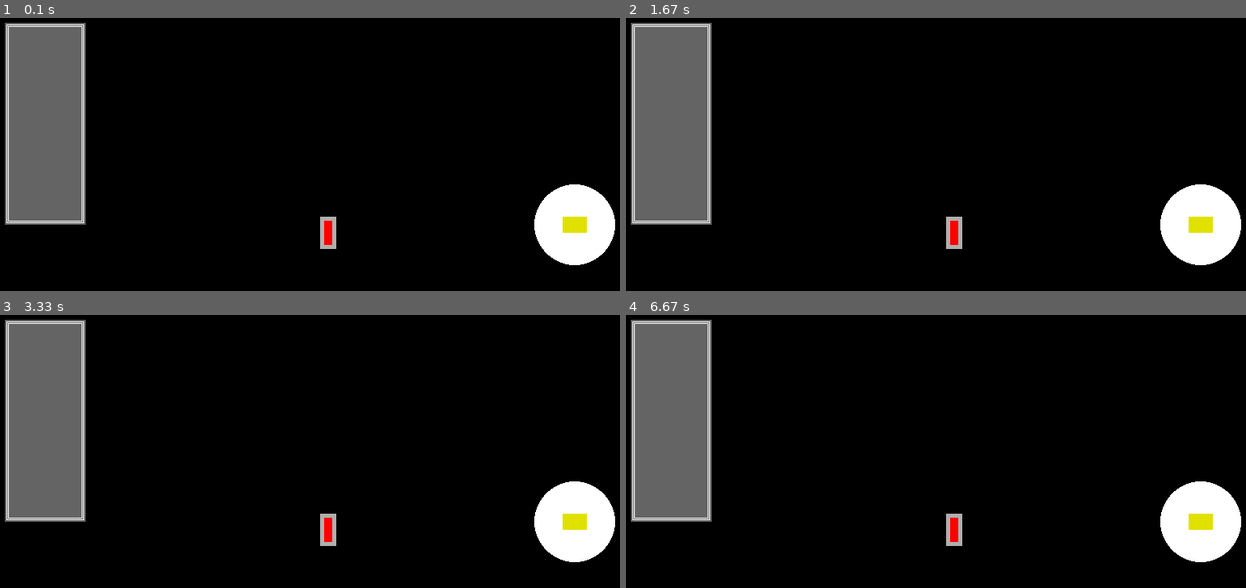
Above: before the commit, frames 1-4 (two rows, left to right).
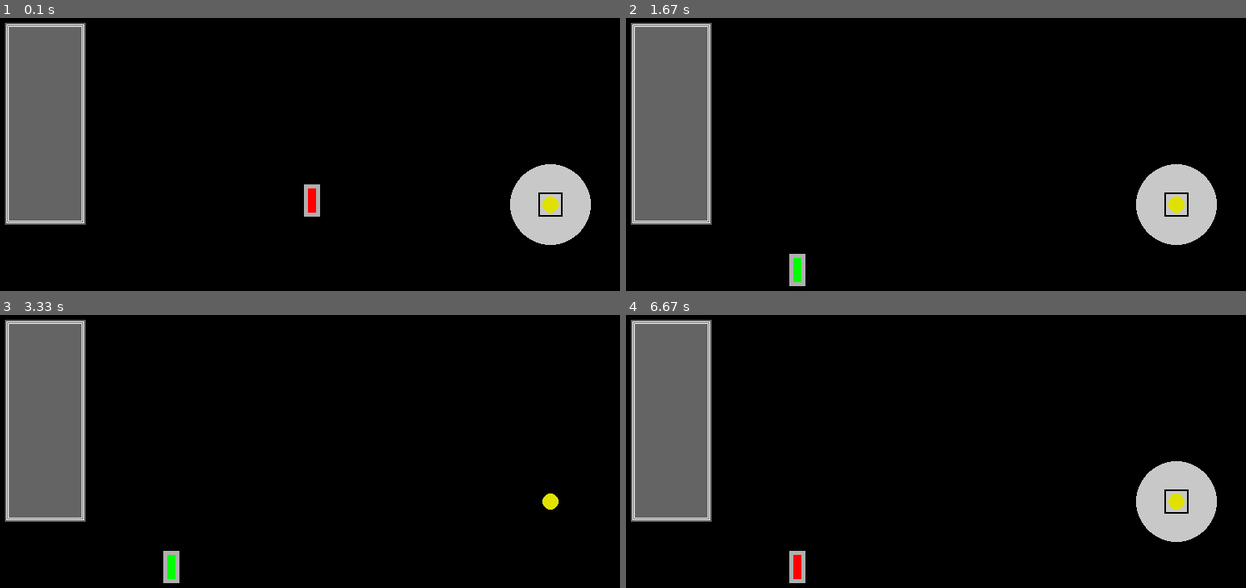
Above: after the commit, the same moments.

Repository: Sulles/YOLOL_Simulator
Game: pygame game, started from Simulator/main.py
The game is run twice, just before and just after one commit, with the same random seed, the same clock (stepped at 60 frames per second) and the same inputs.
Inputs (mouse positions are in pixels of both pictures, inside the frame that each line leads up to):
- Up to frame 1 (0.1 s): no input
- Up to frame 2 (1.67 s): press the mouse at (936, 200) at 0.37 s; move the mouse to (929, 151) at 0.47 s; release the mouse at (917, 105) at 0.6 s; press the mouse at (1177, 203) at 0.7 s; move the mouse to (1084, 162) at 0.8 s; release the mouse at (991, 121) at 0.93 s; press the mouse at (1177, 203) at 1.03 s; move the mouse to (1010, 143) at 1.13 s; release the mouse at (843, 83) at 1.27 s; right-click (799, 269) at 1.38 s
- Up to frame 3 (3.33 s): press the mouse at (551, 500) at 1.7 s; move the mouse to (353, 517) at 1.8 s; release the mouse at (161, 530) at 1.93 s; press the mouse at (551, 500) at 2.03 s; move the mouse to (365, 489) at 2.13 s; release the mouse at (179, 481) at 2.27 s; press the mouse at (173, 566) at 2.37 s; move the mouse to (266, 500) at 2.47 s; release the mouse at (359, 435) at 2.6 s; press the mouse at (173, 566) at 2.7 s; move the mouse to (outside the picture) at 2.8 s; release the mouse at (outside the picture) at 2.93 s; press the mouse at (551, 500) at 3.03 s; move the mouse to (514, 522) at 3.13 s; release the mouse at (477, 541) at 3.27 s
- Up to frame 4 (6.67 s): press the mouse at (799, 566) at 3.37 s; move the mouse to (768, 527) at 3.47 s; release the mouse at (731, 486) at 3.6 s; press the mouse at (799, 566) at 3.7 s; move the mouse to (867, 517) at 3.8 s; release the mouse at (936, 470) at 3.93 s; press the mouse at (799, 566) at 4.03 s; move the mouse to (outside the picture) at 4.13 s; release the mouse at (outside the picture) at 4.27 s; press the mouse at (799, 566) at 4.37 s; move the mouse to (768, 560) at 4.47 s; release the mouse at (737, 555) at 4.6 s; press the mouse at (1177, 500) at 4.7 s; move the mouse to (991, 538) at 4.8 s; release the mouse at (812, 574) at 4.93 s; press the mouse at (1177, 500) at 5.03 s; move the mouse to (1159, 481) at 5.13 s; release the mouse at (1140, 459) at 5.27 s; press the mouse at (1177, 500) at 5.37 s; move the mouse to (1140, 560) at 5.47 s; release the mouse at (outside the picture) at 5.6 s; press the mouse at (1177, 500) at 5.7 s; move the mouse to (954, 435) at 5.8 s; release the mouse at (737, 369) at 5.93 s; press the mouse at (1177, 500) at 6.03 s; move the mouse to (1128, 552) at 6.13 s; release the mouse at (outside the picture) at 6.27 s; press the mouse at (799, 566) at 6.37 s; move the mouse to (880, 467) at 6.47 s; release the mouse at (960, 369) at 6.6 s

The runs differ from the first frame. In frame 1, 5.1% of the frame differs, in the area x 49-100%, y 53-91%; in frame 2, 5.1%; in frame 3, 3.6%; in frame 4, 5.1%.

Commit message:
pygame update

Diff:
--- a/Simulator/Classes/Button.py
+++ b/Simulator/Classes/Button.py
@@ -9,13 +9,18 @@
 three types of buttons, all buttons will have a subclass to inherit all common
 features
 """
-from .pygame_obj import PygameObj
-from pygame import draw as pygame_draw
+
+''' IMPORTS '''
+if __name__ == "__main__":
+    # noinspection PyUnresolvedReferences
+    from pygame_obj import PygameObj
+else:
+    from .pygame_obj import PygameObj
 
 
 # This is the sub-class
 class _button(PygameObj):
-    def __init__(self, name, state, on_state, off_state, style, position, width, height, color_map, shapes):
+    def __init__(self, name, state, on_state, off_state, style, center, width, height, color_map, shapes):
         """
         :param state: The current state of the button
         :param on_state: The state which signifies button is in 'on state'
@@ -24,7 +29,7 @@
             0: Hold down and release
             1: Basic Toggle (simple click to toggle)
             2: 4-state switch (like a click pen)
-        :param position: The position of the button on the main surface
+        :param center: The center pixel of the button on the main surface
         :param color_map: The color map for all potential states of the button
         """
         # Button parameters
@@ -36,7 +41,7 @@
         self.maxstate = 0
 
         # Pygame object init
-        PygameObj.__init__(self, position, width, height, color_map, shapes)
+        PygameObj.__init__(self, center, width, height, color_map, shapes)
 
         # Assertions
         self.run_assert()
@@ -67,9 +72,9 @@
               "Current State: {1}\n"
               "On State: {2}\n"
               "Off State: {3}\n"
-              "Position: {4}\n"
+              "center: {4}\n"
               "Width/Height: {5}/{6}\n"
-              "Color: {7}".format(self.name, self.buttonstate, self.buttononstate, self.buttonoffstate, self.position,
+              "Color: {7}".format(self.name, self.buttonstate, self.buttononstate, self.buttonoffstate, self.center,
                                   self.width, self.height, self.color))
 
 
@@ -77,18 +82,18 @@
 class Button(_button):
     def __init__(self, input_settings):
         settings = {'name': "", 'state': 0, 'on_state': 1, 'off_state': 0, 'style': 0,
-                    'position': [0, 0], 'width': 20, 'height': 40, 'color_map': (100, 100, 100),
+                    'center': [0, 0], 'width': 20, 'height': 40, 'color_map': (100, 100, 100),
                     'shapes': [
                         {'type': 'rect',
                          'color': (175, 175, 175),
                          'settings':
-                             {'position': input_settings['position'],
+                             {'center': [0, 0],
                               'width': 20,
                               'height': 40}},
                         {'type': 'rect',
                          'color': None,
                          'settings':
-                             {'position': [input_settings['position'][0] + 5, input_settings['position'][1] + 5],
+                             {'center': [0, 0],
                               'width': 10,
                               'height': 30}}]}
 
@@ -99,9 +104,8 @@
         # Handle shape of button, define generic button
         if 'shapes' not in input_settings:
             input_settings['shapes'] = \
- \
                 _button.__init__(self, settings['name'], settings['state'], settings['on_state'], settings['off_state'],
-                                 settings['style'], settings['position'], settings['width'], settings['height'],
+                                 settings['style'], settings['center'], settings['width'], settings['height'],
                                  settings['color_map'], settings['shapes'])
 
     def _handle_action(self, action_type):
@@ -142,9 +146,18 @@
 # Unit test
 if __name__ == "__main__":
     print("Running unit test for Button class...")
-    butt = Button({"name": 'Test', "state": 1, "on_state": 2, "off_state": 0, "style": 2})
+    butt = Button0({'name': 'butt_name',
+                    'state': 0,
+                    'center': [0, 0]})
     butt.print()
     print("")
     print("Updating current state...")
-    butt.update_state(2)
+    butt.update_state(1)
     butt.print()
+
+    try:
+        butt.increment_state()
+        if butt.buttonstate not in range(butt.maxstate):
+            print('UNIT TEST ERROR: This should have failed!')
+    except AssertionError:
+        pass
--- a/Simulator/Classes/Lamp.py
+++ b/Simulator/Classes/Lamp.py
@@ -7,7 +7,14 @@
 === DESCRIPTION ===
 This class simulates the funtionality of a Lamp in Starbase.
 """
-from .pygame_obj import PygameObj
+
+''' IMPORTS '''
+if __name__ == "__main__":
+    # noinspection PyUnresolvedReferences
+    from pygame_obj import PygameObj
+else:
+    from .pygame_obj import PygameObj
+import colorsys
 
 
 class Lamp(PygameObj):
@@ -17,27 +24,34 @@
             Expected dictionary keys are: name, on, lumens, hue, saturation,
                 value, and range.
         """
-        settings = {'name': 0, 'on': False, 'lumens': 600, 'hue': 200, 'saturation': 0.5, 'value': 0.5, 'range': 10,
-                    'position': [0, 0], 'width': 30, 'height': 20, 'color_map': [(255, 255, 255), (0, 0, 0)],
+        settings = {'name': 0, 'on': False, 'lumens': 600, 'hue': 360, 'saturation': 0, 'value': 200, 'range': 10,
+                    'center': [0, 0], 'width': 30, 'height': 30,
+                    'color_map': [colorsys.hsv_to_rgb(360, 0, 200), (0, 0, 0)],
                     'shapes': [
                         {'type': 'circle',
                          'color': None,
                          'settings':
-                             {'position': [input_settings['position'][0] + 15, input_settings['position'][1] + 10],
+                             {'center': [0, 0],
                               'radius': 50}},
                         {'type': 'rect',
+                         'color': (0, 0, 0),
+                         'width': 2,
+                         'settings':
+                             {'center': [0, 0],
+                              'width': 30,
+                              'height': 30}},
+                        {'type': 'circle',
                          'color': (225, 225, 0),
                          'settings':
-                             {'position': input_settings['position'],
-                              'width': 30,
-                              'height': 20}}]}
+                             {'center': [0, 0],
+                              'radius': 10}}]}
 
         for set in settings.keys():
             if set in input_settings:
                 settings[set] = input_settings[set]
 
         # Pygame object init
-        PygameObj.__init__(self, settings['position'], settings['width'], settings['height'],
+        PygameObj.__init__(self, settings['center'], settings['width'], settings['height'],
                            settings['color_map'],
                            settings['shapes'])
 
@@ -90,7 +104,9 @@
 
 # Unit test
 if __name__ == "__main__":
-    lamp = Lamp({"on": True, "lumens": 500, "hue": 150, "saturation": 0.8, "value": 0.2, "range": 8})
+    lamp = Lamp({'name': 'lamp_name',
+                 'state': 1,
+                 'center': [0, 0]})
     lamp.print()
     lamp.toggle_on_off()
     lamp.print()
--- a/Simulator/Classes/Network.py
+++ b/Simulator/Classes/Network.py
@@ -9,6 +9,7 @@
 """
 
 from .map import *
+from math import sqrt
 
 
 class Network:
@@ -49,6 +50,19 @@
                     action_location[1] in range(obj.hit_box[1][0], obj.hit_box[1][1]):
                 obj.handle_action(action_type)
 
+    def get_closest_obj(self, action_location):
+        distance = []
+        obj_index = []
+        for obj in self.objects:
+            print('Got obj: "%s" with center: "%s"' % (obj.name, obj.center))
+            distance.append(self.distance(obj.center, action_location))
+            obj_index.append(self.objects.index(obj))
+        return self.objects[obj_index[distance.index(min(distance))]]
+
+    @staticmethod
+    def distance(a, b):
+        return sqrt((a[0] - b[0]) ** 2 + (a[1] - b[1]) ** 2)
+
     def draw(self, surface):
         """
         This function is called to handle drawing all devices
@@ -59,11 +73,3 @@
 
     def get_objects(self):
         return [_ for _ in self.objects]
-
-
-# Unit test
-if __name__ == "__main__":
-    print("Running unit test for Network class...")
-    Net = Network("Button_Light", {"Button": {'name': 'butt_name', "state": 2},
-                                   "Lamp": {'name': 'lamp_name', "on": True}})
-    Net.print()
--- a/Simulator/Classes/map.py
+++ b/Simulator/Classes/map.py
@@ -1,6 +1,6 @@
 """
 Created: July 13, 2019
-Last Updated:
+Last Updated: August 3, 2019
 
 Author: StolenLight
 
@@ -13,9 +13,9 @@
 This function knows that a Button object is expected
 """
 
-from .Button import *
-from .Chip import *
-from .Lamp import *
+from .Button import Button, Button0
+from .Chip import Chip
+from .Lamp import Lamp
 
 obj_map = {
     'Button': Button,
--- a/Simulator/Classes/pygame_obj.py
+++ b/Simulator/Classes/pygame_obj.py
@@ -13,28 +13,29 @@
 
 
 class PygameObj:
-    def __init__(self, position, width, height, color_map, shapes):
+    def __init__(self, center, width, height, color_map, shapes):
         """
         The initializer for the main Pygame object
-        :param position: list of length two: is the top left position of the object, using pixel coordinates
+        :param center: list of length two: is the center of the object, using pixel coordinates
         :param width: int
         :param height: int
         :param color_map: list
         :param shapes: list of dictionaries of dictionaries, i.e.
-            shapes = [{'type': 'rect', 'color': colors['WHITE'], 'settings': {'position': [0, 0], 'width': 10, 'height': 10}},
-                      {'type': 'circle', 'color': None, 'settings: {'position': [20, 20], 'radius': 5}}]
+            shapes = [{'type': 'rect', 'color': colors['WHITE'], 'settings': {'center': [0, 0], 'width': 10, 'height': 10}},
+                      {'type': 'circle', 'color': None, 'settings: {'center': [20, 20], 'radius': 5}}]
         """
         if isinstance(color_map, tuple):
             color_map = [color_map]
 
-        # Drawing parameters
-        self.position = [int(position[0]), int(position[1])]
+        # Object parameters
+        self.center = [int(center[0] - width / 2), int(center[1] - height / 2)]
         self.width = int(width)
         self.height = int(height)
-        self.hit_box = [[self.position[0], self.position[0] + self.width],
-                        [self.position[1], self.position[1] + self.height]]
+        self.hit_box = None
+        self.update_hit_box()
         self.color_map = color_map
         self.color = color_map[0]
+        self.shape_def = shapes
 
         self.drawable_shapes = []
         for shape_def in shapes:
@@ -45,18 +46,28 @@
             if 'border' not in shape_def or shape_def['border'] is None:
                 shape_def['border'] = 0
 
-            if shape_def['type'].lower() == 'rect':
+        self.update_shapes()
+
+    def update_shapes(self):
+        # clear all shapes
+        self.drawable_shapes = []
+
+        # re-create shapes
+        for shape in self.shape_def:
+            if shape['type'].lower() == 'rect':
                 self.drawable_shapes.append(
-                    dict(type='rect', color=shape_def['color'], rect=self.create_rect(shape_def['settings']),
-                         width=shape_def['width']))
-            elif shape_def['type'].lower() == 'circle':
+                    dict(type='rect', color=shape['color'], rect=self.create_rect(shape['settings']),
+                         width=shape['width']))
+            elif shape['type'].lower() == 'circle':
+                center = [self.center[0] + int(shape['settings']['center'][0] / 2),
+                          self.center[1] + int(shape['settings']['center'][1] / 2)]
                 self.drawable_shapes.append(
-                    dict(type='circle', color=shape_def['color'], radius=int(shape_def['settings']['radius']),
-                         position=[int(_) for _ in shape_def['settings']['position']], width=shape_def['width']))
+                    dict(type='circle', color=shape['color'], radius=int(shape['settings']['radius']),
+                         center=center, width=shape['width']))
 
     def _update_color(self, map_index):
         self.color = self.color_map[map_index]
-        print('Current color: {}'.format(self.color))
+        # print('Current color: {}'.format(self.color))
 
     def _draw(self, surface):
         for shape in self.drawable_shapes:
@@ -69,20 +80,30 @@
             if shape['type'] == 'rect':
                 pygame_draw.rect(surface, color, shape['rect'], shape['width'])
             elif shape['type'] == 'circle':
-                pygame_draw.circle(surface, color, shape['position'], shape['radius'], shape['width'])
+                pygame_draw.circle(surface, color, shape['center'], shape['radius'], shape['width'])
 
-    @staticmethod
-    def create_rect(rect_settings):
+    def set_center(self, new_center):
+        self.center = [new_center[0], new_center[1]]
+        self.update_shapes()
+        self.update_hit_box()
+
+    def update_hit_box(self):
+        self.hit_box = [[self.center[0] - int(self.width / 2), self.center[0] + int(self.width / 2)],
+                        [self.center[1] - int(self.height / 2), self.center[1] + int(self.height / 2)]]
+
+    def create_rect(self, rect_settings):
         """
         This function creates the pygame.Rect object for a rectangle
         :param rect_settings: dictionary
             Required fields:
-                - position
+                - center
                 - width
                 - height
             Optional fields:
                 - border
         :return: returns dictionary (rect=pygame.Rect object, width=border width)
         """
-        return pygame_rect(rect_settings['position'][0], rect_settings['position'][1],
+        top_left = [self.center[0] + rect_settings['center'][0] - int(rect_settings['width'] / 2),
+                    self.center[1] + rect_settings['center'][1] - int(rect_settings['height'] / 2)]
+        return pygame_rect(top_left[0], top_left[1],
                            rect_settings['width'], rect_settings['height'])
--- a/Simulator/__init__.py
+++ b/Simulator/__init__.py
@@ -0,0 +1,2 @@
+from .Classes import *
+from .src import *
--- a/Simulator/main.py
+++ b/Simulator/main.py
@@ -39,19 +39,20 @@
     network_settings = {'Button0':
                             {'name': 'butt_name',
                              'state': 0,
-                             'position': [DISPLAY['width'] / 2, DISPLAY['height'] / 2],
+                             'center': [DISPLAY['width'] / 2, DISPLAY['height'] / 2],
                              'color_map': [colors['RED'], colors['GREEN']]},
                         'Lamp':
                             {'name': 'lamp_name',
                              'state': 1,
-                             'position': [DISPLAY['width'] - 100, DISPLAY['height'] / 2]}}
+                             'center': [DISPLAY['width'] - 100, DISPLAY['height'] / 2]}}
     network = Network('test_network', network_settings)
 
     print("Initialization complete, running playground...")
 
+    selected_obj = None
+
     # MAIN LOOP
     while True:
-
         for event in pygame.event.get():
             # EXIT CONDITION
             if event.type == QUIT:
@@ -71,12 +72,23 @@
 
             elif event.type == MOUSEBUTTONDOWN:
                 # pprint(vars(event))
-                if event.button == 3:  # right click
+                if event.button == 3:   # right click
                     print('Right click found: {}'.format(event.pos))
-                    # engine.add_body(event.pos, (0, 0), (0, 0), 0, 1, randint(10, 50))
-                elif event.button == 1:  # left click
+                    selected_obj = network.get_closest_obj(event.pos)
+                    print('Got closest obj with name: "%s"' % selected_obj.name)
+                elif event.button == 1: # left click
                     print('Left click found: {}'.format(event.pos))
                     network.handle_action(event.pos, action_type='LEFT_MOUSE_DOWN')
+
+            elif event.type == MOUSEBUTTONUP:
+                if event.button == 3:   # right click
+                    print('Right mouse up found?')
+                    selected_obj = None
+                if event.button == 1:   # left click
+                    network.handle_action(event.pos, action_type='LEFT_MOUSE_UP')
+
+        if selected_obj:
+            selected_obj.set_center(pygame.mouse.get_pos())
 
         surface.fill(colors['BGCOLOR'])
 
